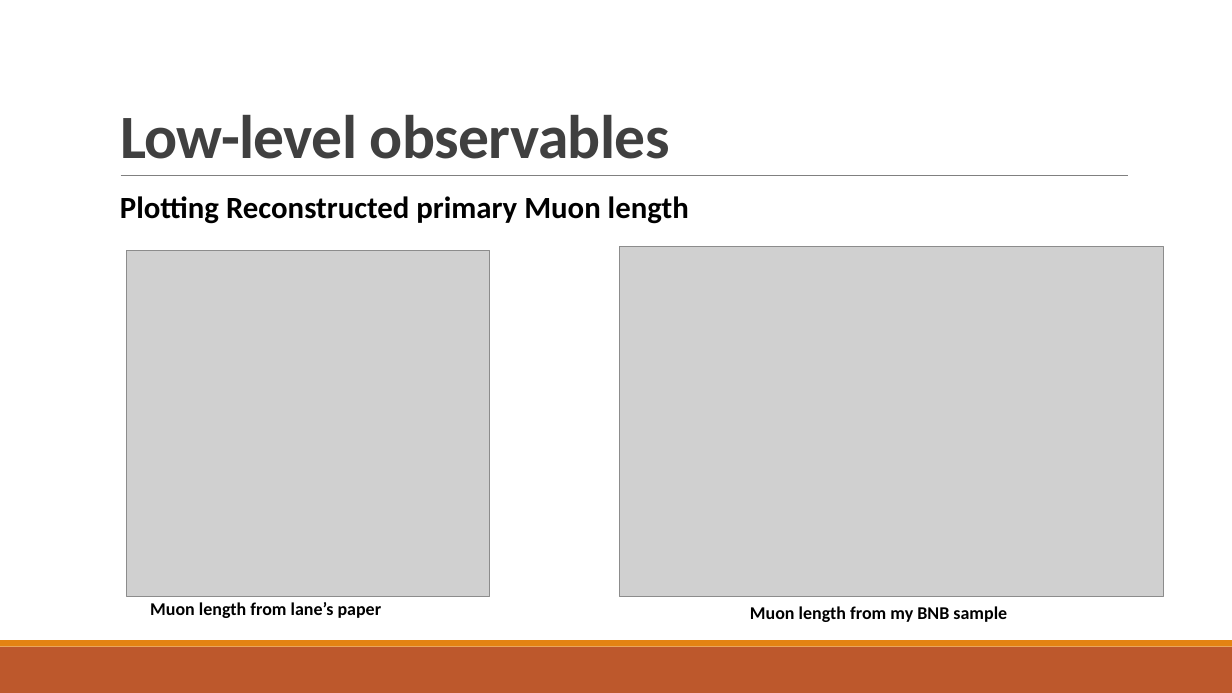
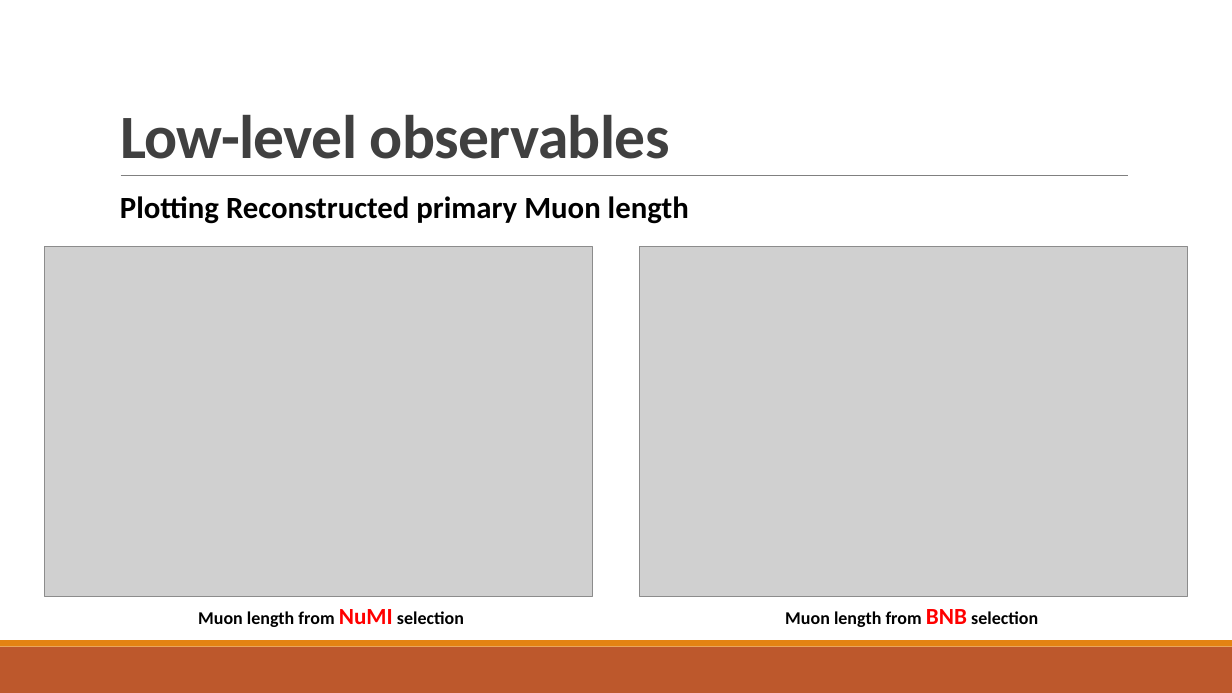
Before and after one commit to jordongalaxy-max/FYP_PYTHON_REAL, a slide deck: slide 18 of Update_Slides/FYP_Weekly_Update_Slides_12March.pptx. Drawn at 1232x693 pixels with LibreOffice and Linux fonts; fonts in the diff are those of the drawing; grey boxes stand for pictures. Boxes give left, top, right and bottom in pixels: in the first picture for what was removed or moved away, otherwise in the second. Text is boxed around its words. In the diff, an @@ line names an element or a change of style, - is before the commit and + after.

```diff
--- a/Update_Slides/FYP_Weekly_Update_Slides_12March.pptx
+++ b/Update_Slides/FYP_Weekly_Update_Slides_12March.pptx
@@ picture: place and size @@
-picture at box(127, 250, 490, 597)
+picture at box(44, 247, 592, 597)
@@ picture: place and size @@
-picture at box(619, 247, 1164, 597)
+picture at box(640, 247, 1188, 597)
@@ text at box(198, 609, 464, 627): text changed @@
-Muon length from lane’s paper
+Muon length from NuMI selection
@@ text at box(785, 609, 1038, 627): text changed @@
-Muon length from my BNB sample
+Muon length from BNB selection
```
Also in this commit, not shown: 24 other slides changed, 9 other files.
